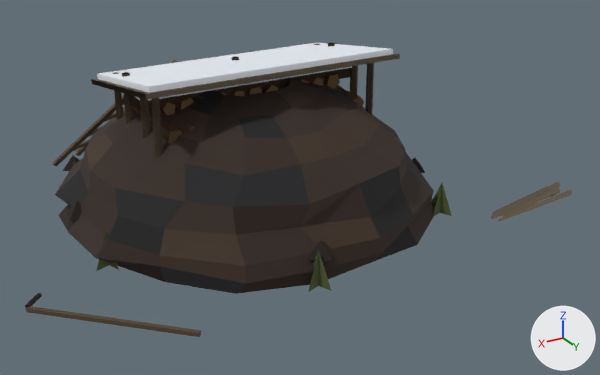
Before and after pictures for a commit that changed the glTF model game/assets/modelle/props/fuellung_holzplatz.glb.
Before and after are seen from a 50 mm lens placed at (3.85, 7.52, 3.79), pointed at (-0.45, 0.34, 0.2). The lights are fixed; the arrows at lower right show +X, +Y and +Z. The first picture is the older version. Vertices at exactly the same position are counted once.

The first picture shows 'HolzstapelGross', 'HolzstapelGross_Winter', 'Kohlenmeiler', 'Scheitwand_Winter'.
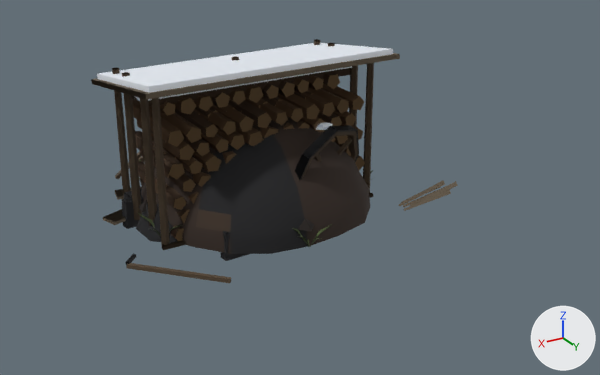
Changed parts and their boxes [x1, y1, x2, y2] in the pictures (600 x 375 px; the box of a moved part takes in the faces that stretch with it):
'Kohlenmeiler', reshaped: before [25, 60, 572, 337]; after [115, 117, 458, 283]
part 1 of me_kohlenmeiler, moved or reshaped: before [66, 201, 82, 220]; after [139, 200, 148, 212]
part 2 of me_kohlenmeiler, moved or reshaped: before [308, 240, 334, 261]; after [298, 218, 314, 231]
part 3 of me_kohlenmeiler, moved or reshaped (not visible afterwards): before [412, 158, 425, 173]
part 4 of me_kohlenmeiler, moved or reshaped (not visible afterwards): before [76, 60, 177, 156]
part 5 of me_kohlenmeiler, moved or reshaped: before [53, 95, 124, 166]; after [115, 151, 141, 179]
part 6 of me_kohlenmeiler, moved or reshaped: before [26, 306, 201, 337]; after [126, 263, 231, 283]
part 7 of me_kohlenmeiler, moved or reshaped: before [25, 293, 42, 308]; after [126, 254, 136, 264]
part 8 of me_kohlenmeiler, moved or reshaped: before [493, 186, 548, 213]; after [401, 186, 441, 203]
part 9 of me_kohlenmeiler, moved or reshaped: before [491, 181, 560, 216]; after [398, 180, 445, 206]
part 10 of me_kohlenmeiler, moved or reshaped: before [491, 188, 560, 219]; after [403, 186, 446, 207]
part 11 of me_kohlenmeiler, moved or reshaped: before [503, 187, 559, 217]; after [410, 181, 458, 206]
part 12 of me_kohlenmeiler, moved or reshaped: before [498, 189, 572, 221]; after [404, 189, 451, 211]
part 13 of me_kohlenmeiler, rebuilt: before [55, 78, 435, 294]; after [141, 117, 370, 254]
part 14 of me_kohlenmeiler, deleted: before [63, 139, 452, 292]
part 15 of me_kohlenmeiler, added: after [138, 213, 183, 236]
part 16 of me_kohlenmeiler, added: after [292, 226, 330, 247]
'HolzstapelGross_Winter', unchanged, uncovered by the edit: before [97, 43, 393, 93]; after [91, 39, 400, 250]
'HolzstapelGross', unchanged, covered by the edit: before [91, 44, 400, 158]
'Geruempel', unchanged, uncovered by the edit: after [103, 125, 359, 225]
'Schlackehaufen', unchanged, uncovered by the edit: after [122, 189, 249, 261]

Patch to the scene script:
```diff
--- a/game/assets/modelle/props/fuellung_holzplatz.glb.py
+++ b/game/assets/modelle/props/fuellung_holzplatz.glb.py
@@ me_kohlenmeiler @@
-me_kohlenmeiler.from_pydata(...)  # 343 vertices, 495 faces; spans x -3.08..2.71, y -2.46..2.21, z -0.03..1.43
+me_kohlenmeiler.from_pydata(...)  # 468 vertices, 599 faces; spans x -2.07..1.71, y -1.61..1.56, z -0.02..1.11
+# me_kohlenmeiler part 1: the loose piece of 5 vertices spanning x 1.74..1.98, y -0.21..0.03, z 0.26..0.41 is scaled about its middle by 0.667, then moved by (-0.68, 0.09, -0.08)
+# me_kohlenmeiler part 2: the loose piece of 5 vertices spanning x 0.1..0.4, y 1.73..2.03, z 0.26..0.41 is scaled about its middle by 0.667, then moved by (-0.25, -0.67, -0.09)
+# me_kohlenmeiler part 3: the loose piece of 5 vertices spanning x -1.92..-1.63, y 0.52..0.81, z 0.25..0.4 is scaled about its middle by 0.667, then moved by (0.67, -0.67, -0.1)
+# me_kohlenmeiler part 4: the loose piece of 8 vertices spanning x 0.32..1.21, y -2.46..-0.99, z -0.03..1.43 is scaled about its middle by (0.637, 0.636, 0.714), then moved by (-0.29, 0.58, -0.2)
+# me_kohlenmeiler part 5: the loose piece of 8 vertices spanning x 0.67..1.55, y -2.26..-0.79, z -0.03..1.43 is scaled about its middle by (0.637, 0.636, 0.714), then moved by (-0.36, 0.54, -0.2)
+# me_kohlenmeiler part 6: the loose piece of 8 vertices spanning x 1.59..2.71, y 1.09..2.21, z 0.03..0.07 is scaled about its middle by (0.637, 0.682, 1), then moved by (-0.8, -0.48, 0.0)
+# me_kohlenmeiler part 7: the loose piece of 8 vertices spanning x 2.54..2.71, y 0.94..1.11, z 0.05..0.09 is scaled about its middle by (0.804, 0.804, 1), then moved by (-0.98, -0.28, 0.0)
+# me_kohlenmeiler part 8: the loose piece of 6 vertices spanning x -2.94..-1.93, y 1.57..1.81, z 0.08..0.14 is scaled about its middle by (0.677, 0.994, 0.887), then moved by (0.82, -0.7, 0.0)
+# me_kohlenmeiler part 9: the loose piece of 6 vertices spanning x -3.05..-1.88, y 1.62..1.85, z 0.11..0.18 is scaled about its middle by (0.654, 0.994, 0.91), then moved by (0.88, -0.7, 0.0)
+# me_kohlenmeiler part 10: the loose piece of 6 vertices spanning x -3.0..-1.83, y 1.67..1.89, z 0.08..0.14 is scaled about its middle by (0.674, 0.993, 0.887), then moved by (0.78, -0.7, 0.0)
+# me_kohlenmeiler part 11: the loose piece of 6 vertices spanning x -2.91..-1.96, y 1.72..1.93, z 0.11..0.18 is scaled about its middle by (0.82, 0.993, 0.91), then moved by (0.76, -0.7, 0.0)
+# me_kohlenmeiler part 12: the loose piece of 6 vertices spanning x -3.08..-1.86, y 1.77..1.98, z 0.08..0.14 is scaled about its middle by (0.619, 0.991, 0.887), then moved by (0.91, -0.7, 0.0)
+# me_kohlenmeiler part 13: the loose piece of 180 vertices spanning x -2.07..2.02, y -2.09..1.96, z 0.0..1.43 is rebuilt with 200 vertices and now spans x -1.18..1.22, y -1.37..1.26, z 0.0..1.11
+# me_kohlenmeiler part 14: 8 loose pieces with 43 vertices, spanning x -2.03..1.96, y -2.27..2.11, z 0.0..0.4, are deleted
+# me_kohlenmeiler part 15: 32 vertices added at x 0.96..1.37, y 0.13..0.59, z -0.01..0.28
+# me_kohlenmeiler part 16: 29 vertices added at x -0.21..0.21, y 1.07..1.53, z -0.01..0.27
+# other edits to the shape of me_kohlenmeiler do not show in these pictures
 me_kohlenmeiler.materials.append(mat_meilererde)
@@ me_kohlenmeiler @@
 me_kohlenmeiler.materials.append(mat_loch)
-me_kohlenmeiler.materials.append(mat_gras)  # dark green #4f5c30
 me_kohlenmeiler.materials.append(mat_glut)
@@ me_kohlenmeiler @@
 me_kohlenmeiler.materials.append(mat_totholz)
+me_kohlenmeiler.materials.append(mat_rasen)  # dark green #4c5c33
```
